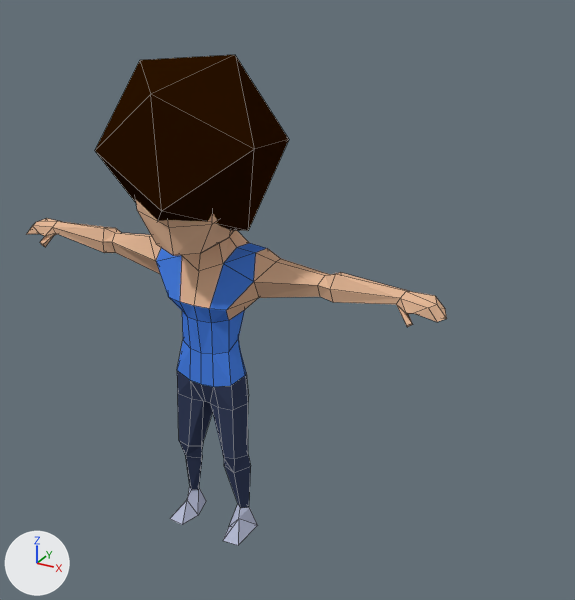
What one commit did to the Blender file 01-Models/läufer2.blend.
Rendered twice from a 50 mm camera at (0.864, -1.247, 1.211) aimed at (0.155, 0.041, 0.566). The axes (+X, +Y, +Z) are drawn at lower left. The lights are the same throughout. Mesh edges are drawn as thin lines.
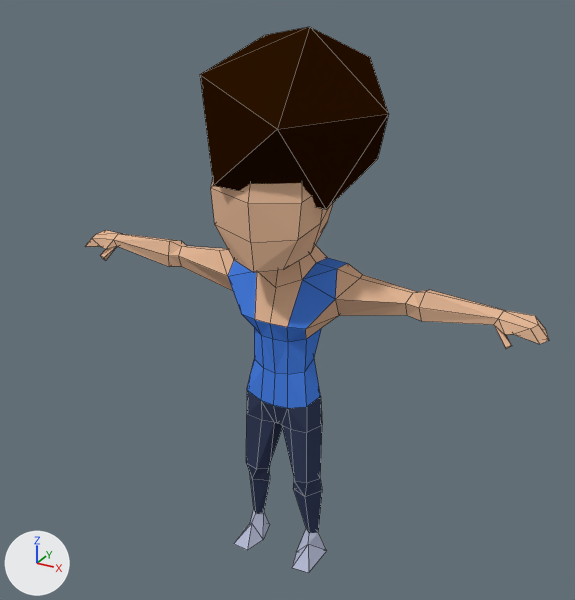
Pixel boxes (x1, y1, x2, y2) of what changed, in the pictures (575 x 600 px):
'Cylinder', reshaped, moved: before (27, 200, 447, 545); after (86, 27, 549, 573)
'Icosphere', deleted (black): before (95, 55, 289, 231)
part 1 of me_cylinder, added (black): after (200, 27, 389, 209)

The change, as a diff of the scene's bpy script:
```diff
--- a/01-Models/läufer2.blend.py
+++ b/01-Models/läufer2.blend.py
@@ me_cylinder @@
 # used by ob_cylinder; location = (0.0, 0.0, 0.0)
-me_cylinder.from_pydata(...)  # 220 vertices, 248 faces; spans x -0.498..0.498, y -0.134..0.086, z 0.005..0.927
+me_cylinder.from_pydata(...)  # 232 vertices, 268 faces; spans x -0.498..0.498, y -0.168..0.184, z 0.005..1.096
+# me_cylinder part 1
+# 12 vertices are added at x -0.168..0.192, y -0.168..0.184, z 0.776..1.096
+# 20 new faces join them, mat_haare (black #2a1300)
 me_cylinder.materials.append(mat_haut)
@@ me_cylinder @@
 me_cylinder.materials.append(mat_schuhe)
+me_cylinder.materials.append(mat_haare)  # black #2a1300
@@ ob_cylinder @@
 ob_cylinder = bpy.data.objects.new('Cylinder', me_cylinder)
-ob_cylinder.location = (0.0, 0.0, 0.0)
+ob_cylinder.location = (0.175, 0.0, 0.0)
@@ ob_icosphere @@
-ob_icosphere = bpy.data.objects.new('Icosphere', me_icosphere)
-ob_icosphere.location = (-0.01, -0.025, 0.875)
-ob_icosphere.rotation_euler = (-0.684, -0.564, 2.628)  # degrees (-39, -32, 151)
-ob_icosphere.scale = (0.198, 0.183, 0.172)
```
